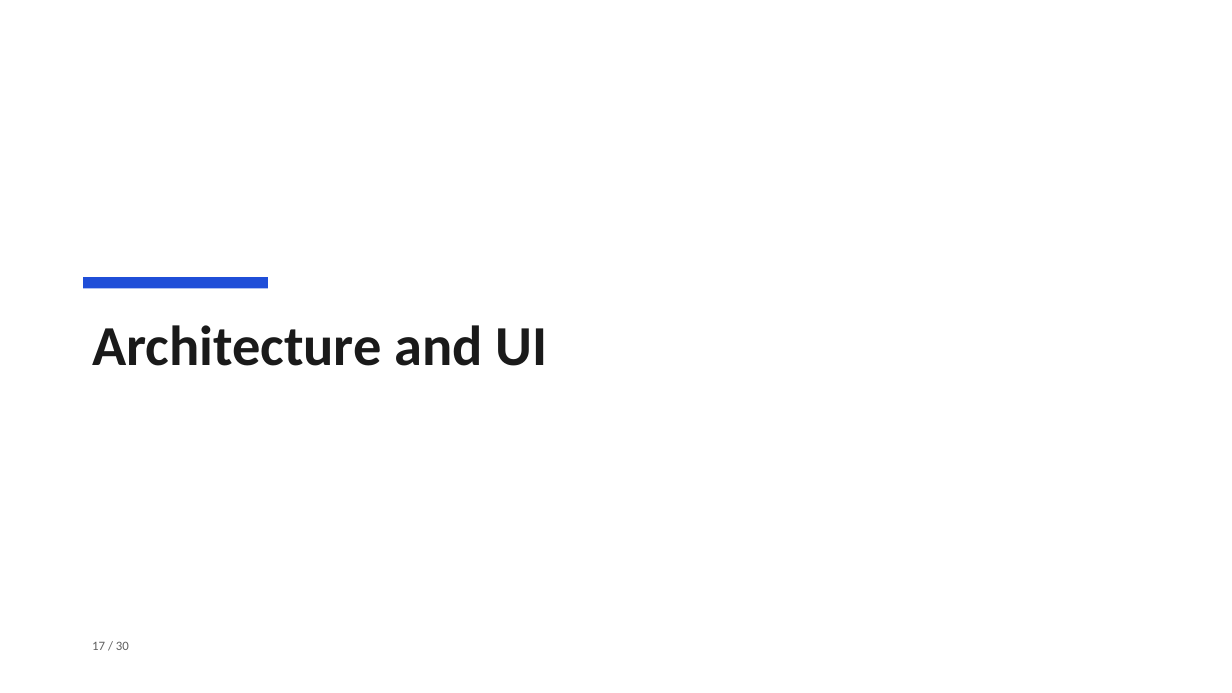
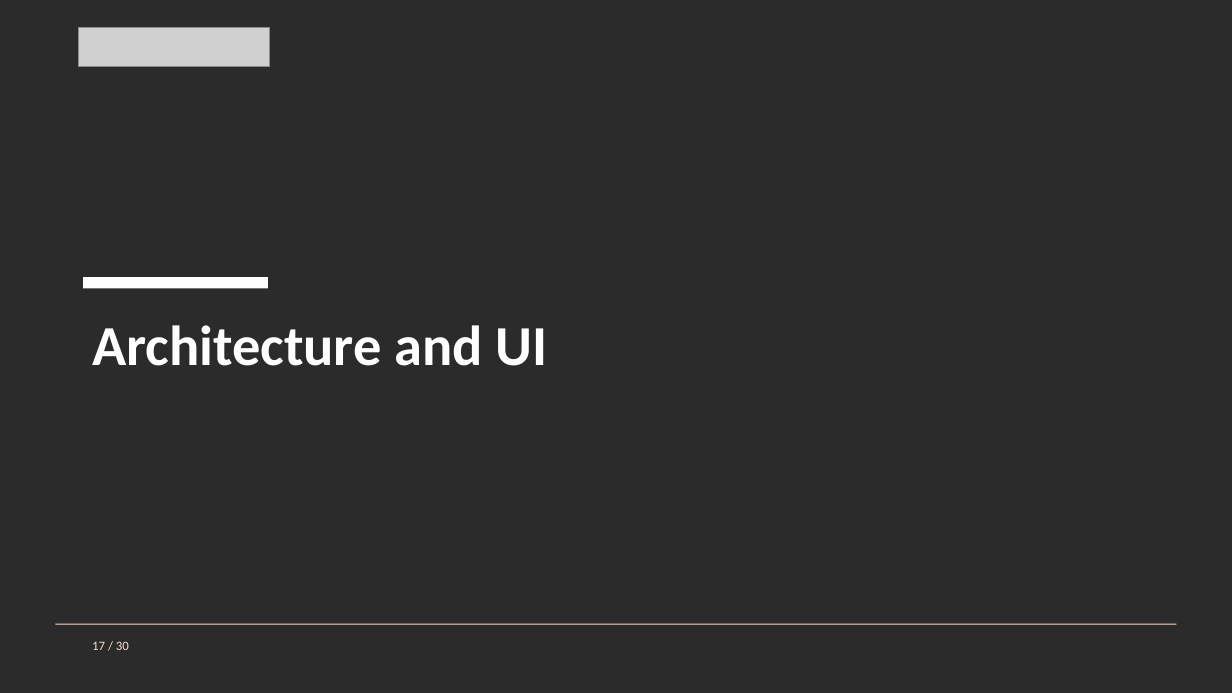
Before and after one commit to pc-buildmate/pcbuildmate, a slide deck: slide 17 of materials/source/Defense_Deck.pptx. Drawn at 1232x693 pixels with LibreOffice and Linux fonts; fonts in the diff are those of the drawing; grey boxes stand for pictures; background and template pictures are left out; a plain dark background stands for a picture behind light text. Boxes give left, top, right and bottom in pixels: in the first picture for what was removed or moved away, otherwise in the second. Text is boxed around its words. In the diff, an @@ line names an element or a change of style, - is before the commit and + after.

```diff
--- a/materials/source/Defense_Deck.pptx
+++ b/materials/source/Defense_Deck.pptx
@@ background #FFFFFF to picture (left out) @@
@@ picture added at <box>79,28,269,67</box> @@
@@ rectangle at <box>83,277,268,288</box>: fill #1F4ED8 to #FFFFFF @@
@@ text "Architecture and UI" at <box>92,325,548,366</box>: text colour #1A1A1A to #FFFFFF @@
@@ rectangle added at <box>55,624,1177,625</box>, fill #FFD9C8 @@
@@ text "17 / 30" at <box>92,641,129,650</box>: text colour #606060 to #FFD9C8 @@
```
Also in this commit, not shown: 29 other slides changed.
